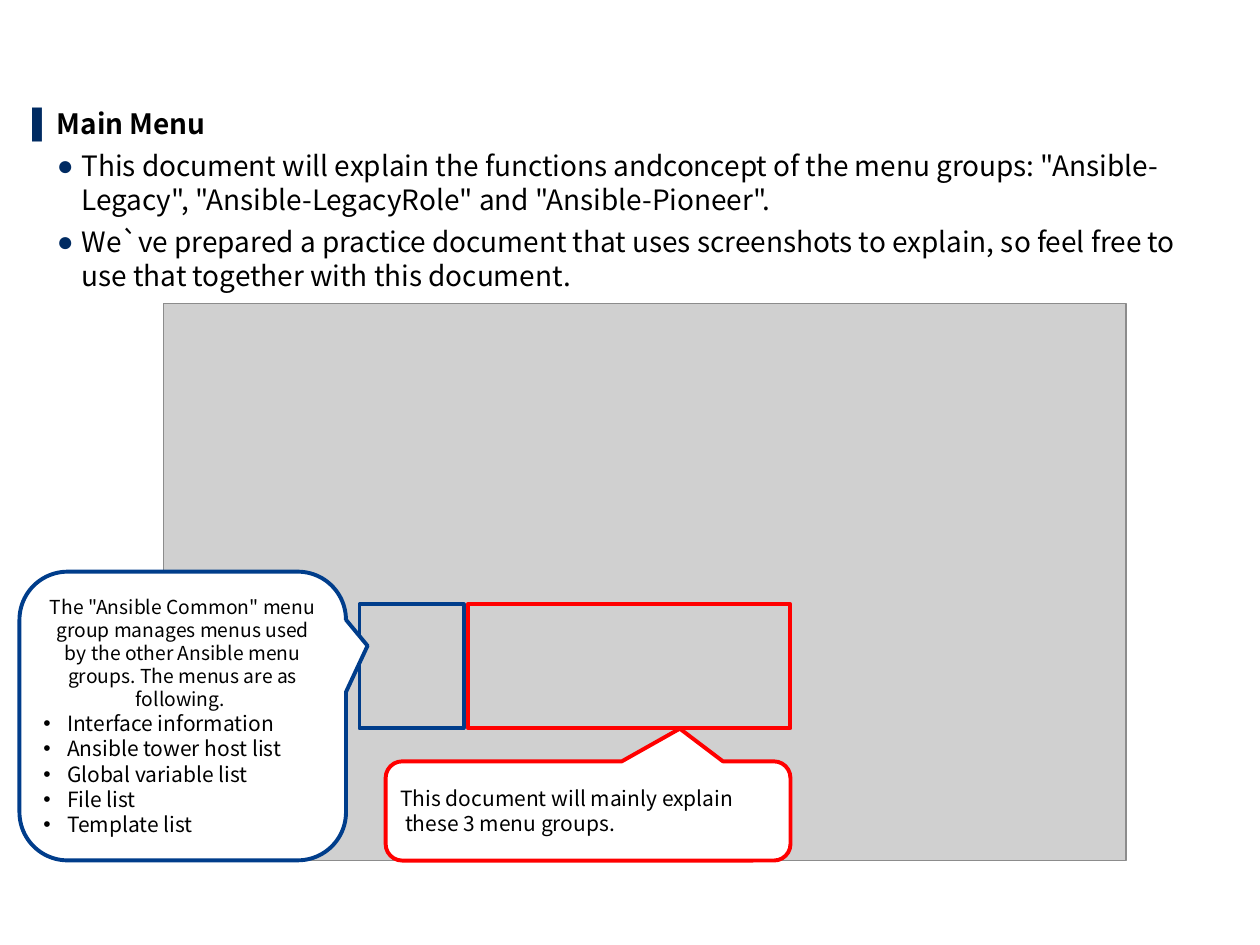
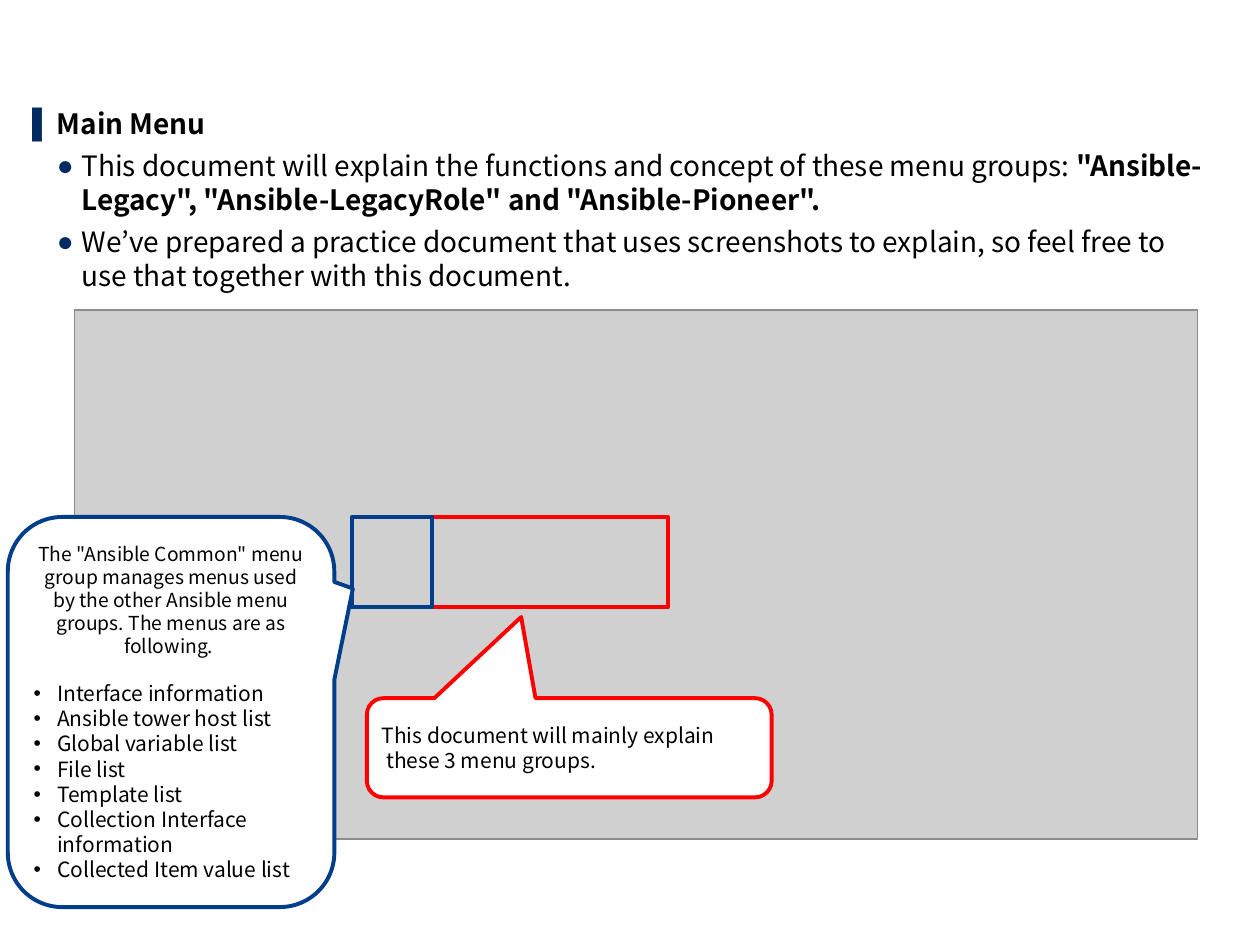
Before and after one commit to exastro-suite/it-automation-docs, a slide deck: slide 3 of asset/Learn/ITA-Ansible-Driver_en.pptx. Drawn at 1260x945 pixels with LibreOffice and Linux fonts; fonts in the diff are those of the drawing; grey boxes stand for pictures; background and template pictures are left out. Boxes give left, top, right and bottom in pixels: in the first picture for what was removed or moved away, otherwise in the second. Text is boxed around its words. In the diff, an @@ line names an element or a change of style, - is before the commit and + after.

```diff
--- a/asset/Learn/ITA-Ansible-Driver_en.pptx
+++ b/asset/Learn/ITA-Ansible-Driver_en.pptx
@@ text at box(82, 153, 1165, 293): text changed @@
-  ● This document will explain the functions andconcept of the menu groups: "Ansible-Legacy", "Ansible-LegacyRole" and "Ansible-Pioneer".
-  ● We`ve prepared a practice document that uses screenshots to explain, so feel free to use that together with this document.
+  ● This document will explain the functions and concept of these menu groups: "Ansible-Legacy", "Ansible-LegacyRole" and "Ansible-Pioneer".
+  ● We’ve prepared a practice document that uses screenshots to explain, so feel free to use that together with this document.
@@ picture: place and size @@
-picture at box(164, 304, 1126, 861)
+picture at box(74, 310, 1197, 839)
@@ rounded speech box "The "Ansible Common" menu group ..." at box(8, 517, 334, 907): proportions changed @@
@@ rounded speech box "The "Ansible Common" menu group ...": place and size @@
-rounded speech box "The "Ansible Common" menu group ..." at box(19, 572, 345, 861)
+rounded speech box "The "Ansible Common" menu group ..." at box(8, 517, 334, 907)
@@ rectangle: place and size @@
-rectangle at box(359, 605, 464, 728)
+rectangle at box(352, 517, 432, 607)
@@ rectangle: place and size @@
-rectangle at box(467, 605, 790, 728)
+rectangle at box(432, 517, 668, 607)
@@ rounded speech box "This document will mainly explain ...": place and size @@
-rounded speech box "This document will mainly explain ..." at box(386, 761, 790, 861)
+rounded speech box "This document will mainly explain ..." at box(367, 698, 771, 798)
@@ rounded speech box "This document will mainly explain ..." at box(367, 698, 771, 798): proportions changed @@
@@ text in rounded speech box at box(57, 806, 290, 878): paragraphs added @@
+• Collection Interface information
+• Collected Item value list
```
Also in this commit, not shown: 7 other slides changed, 7 other files.
